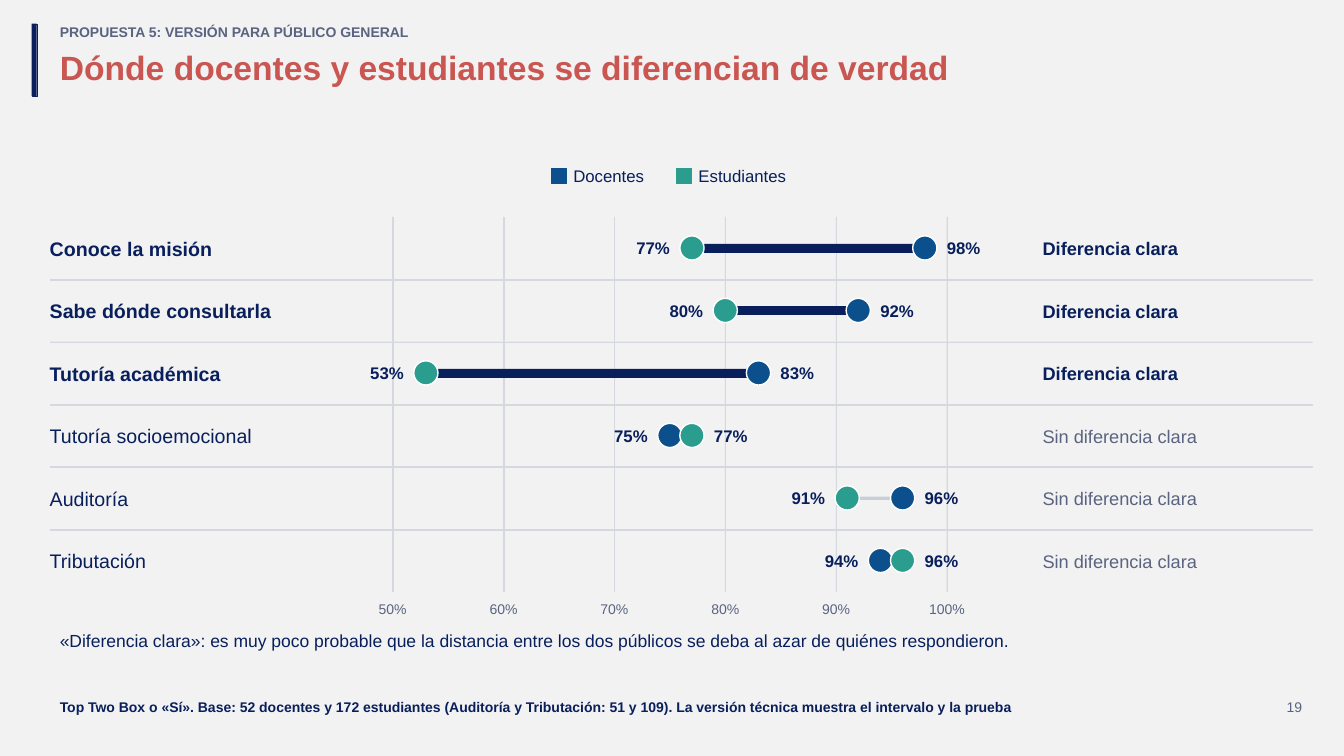
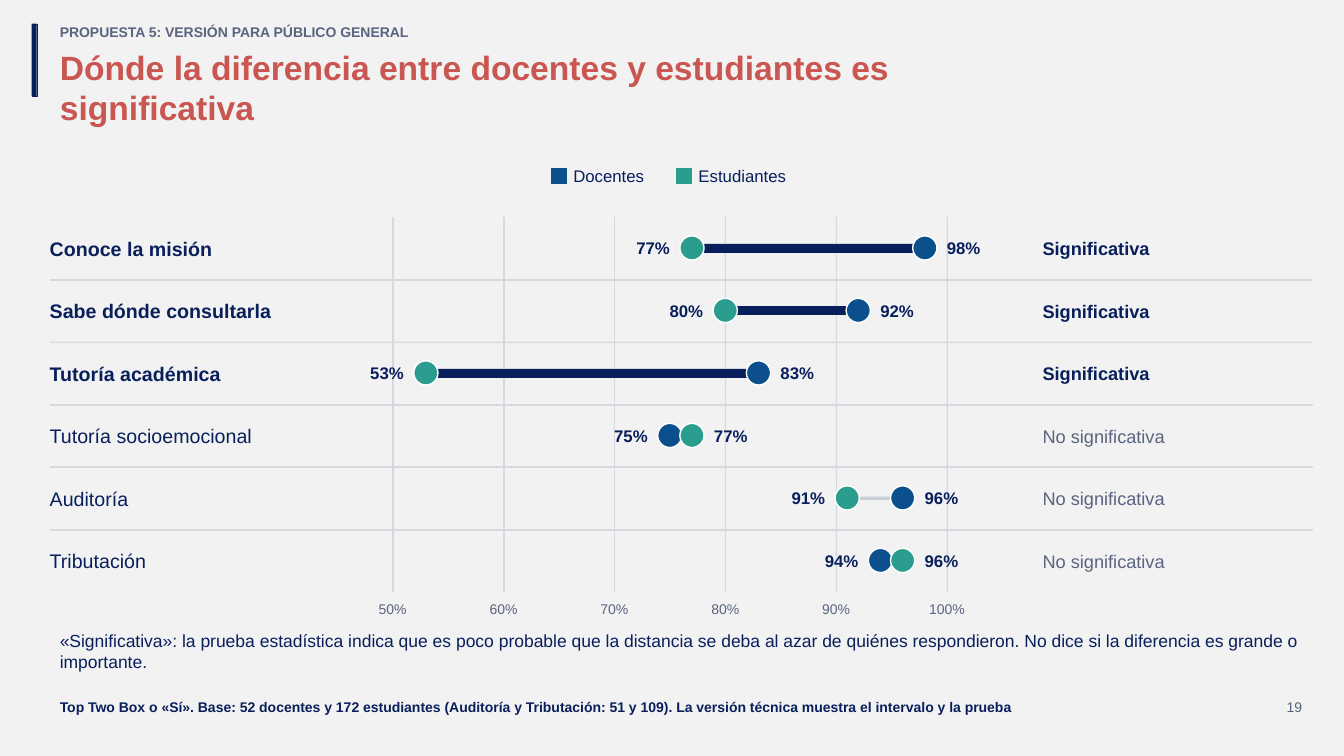
Before and after one commit to GonzaloAlmendariz/prosecnur-app, a slide deck: slide 19 of docs/qa/motor-ppt-2026-10-06/4-recetario/propuestas-rescatables.pptx. Drawn at 1344x756 pixels with LibreOffice and Linux fonts; fonts in the diff are those of the drawing; background and template pictures are left out. Boxes give left, top, right and bottom in pixels: in the first picture for what was removed or moved away, otherwise in the second. Text is boxed around its words. In the diff, an @@ line names an element or a change of style, - is before the commit and + after.

```diff
--- a/docs/qa/motor-ppt-2026-10-06/4-recetario/propuestas-rescatables.pptx
+++ b/docs/qa/motor-ppt-2026-10-06/4-recetario/propuestas-rescatables.pptx
@@ title at <box>60,55,888,127</box>: text changed @@
-Dónde docentes y estudiantes se diferencian de verdad
+Dónde la diferencia entre docentes y estudiantes es significativa
@@ text at <box>1043,241,1150,259</box>: text changed @@
-Diferencia clara
+Significativa
@@ text at <box>1043,304,1150,322</box>: text changed @@
-Diferencia clara
+Significativa
@@ text at <box>1043,366,1150,384</box>: text changed @@
-Diferencia clara
+Significativa
@@ text at <box>1043,430,1165,447</box>: text changed @@
-Sin diferencia clara
+No significativa
@@ text at <box>1043,492,1165,509</box>: text changed @@
-Sin diferencia clara
+No significativa
@@ text at <box>1043,555,1165,572</box>: text changed @@
-Sin diferencia clara
+No significativa
@@ text at <box>60,634,1298,672</box>: text changed @@
-«Diferencia clara»: es muy poco probable que la distancia entre los dos públicos se deba al azar de quiénes respondieron.
+«Significativa»: la prueba estadística indica que es poco probable que la distancia se deba al azar de quiénes respondieron. No dice si la diferencia es grande o importante.
```
Also in this commit, not shown: 1 other slide changed, 2 other files.
